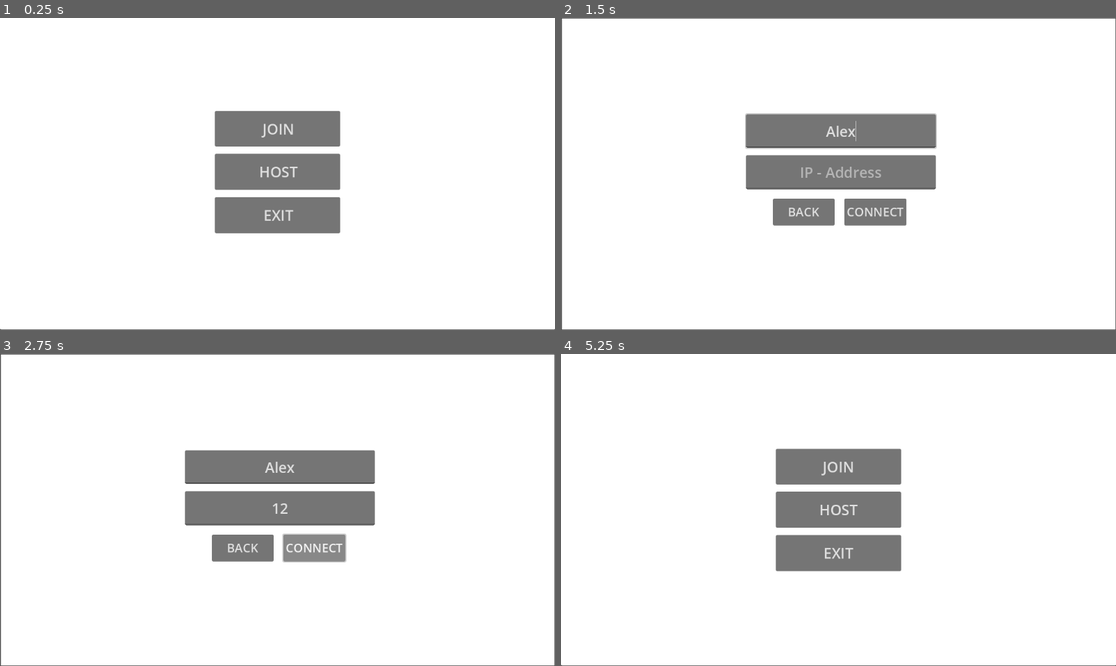
Above: before the commit, frames 1-4 (two rows, left to right).
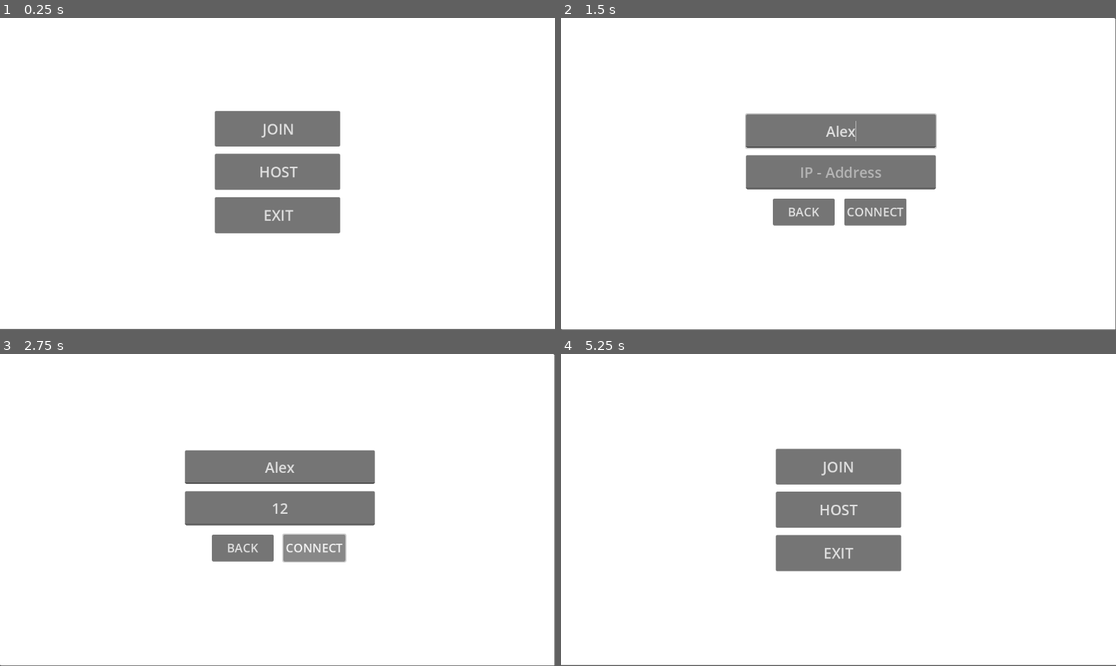
Above: after the commit, the same moments.

Repository: r3L4k5/Gymnasiearbete_X-pa-Y
Game: Godot game, scene res://Scenes/host_screen.tscn
The game is run twice, just before and just after one commit, with the same random seed, the same clock (stepped at 60 frames per second) and the same inputs. This scene is started directly instead of the project's main scene.
Inputs (mouse positions are in pixels of both pictures, inside the frame that each line leads up to):
- Up to frame 1 (0.25 s): no input
- Up to frame 2 (1.5 s): click "JOIN" at 0.5 s; click (838, 130) at 1.27 s; type "Alex" at 1.35 s
- Up to frame 3 (2.75 s): click (277, 506) at 1.5 s; type "12" at 1.58 s; click "CONNECT" at 2 s
- Up to frame 4 (5.25 s): click "CREATE" at 2.75 s; click "CREATE" at 3.5 s; click "CREATE" at 4.25 s; click "BACK" at 5 s

The runs differ from the first frame. In frame 1, 0.4% of the frame differs, in the area x 0-100%, y 99-100%; in frame 2, 0.5%, in the area x 0-100%, y 0-100%; in frame 3, 0.5%; in frame 4, 0.4%.
Error in both runs: Out of bounds get index '5' (on base: 'PackedStringArray') (res://Scripts/main.gd:11)

Commit message:
Created multiplayer connection

Diff:
--- a/Scenes/host_screen.tscn
+++ b/Scenes/host_screen.tscn
@@ -1,9 +1,13 @@
-[gd_scene load_steps=3 format=3 uid="uid://nbloh3v2ad7p"]
+[gd_scene load_steps=4 format=3 uid="uid://nbloh3v2ad7p"]
 
 [ext_resource type="Script" path="res://Scripts/host_screen.gd" id="1_sslsd"]
 
 [sub_resource type="StyleBoxFlat" id="StyleBoxFlat_jusg4"]
 bg_color = Color(1, 1, 1, 1)
+
+[sub_resource type="LabelSettings" id="LabelSettings_hecct"]
+font_size = 22
+font_color = Color(0.00184107, 0.00184107, 0.00184107, 1)
 
 [node name="HostScreen" type="Control"]
 layout_mode = 3
@@ -21,15 +25,17 @@
 anchor_top = 0.5
 anchor_right = 0.5
 anchor_bottom = 0.5
-offset_left = -574.5
-offset_top = -323.0
-offset_right = 574.5
-offset_bottom = 323.0
+offset_left = -576.0
+offset_top = -324.0
+offset_right = 573.0
+offset_bottom = 322.0
 grow_horizontal = 2
 grow_vertical = 2
 theme_override_styles/panel = SubResource("StyleBoxFlat_jusg4")
+metadata/_edit_lock_ = true
 
 [node name="ServerName" type="LineEdit" parent="."]
+visible = false
 layout_mode = 1
 anchors_preset = 8
 anchor_left = 0.5
@@ -55,10 +61,10 @@
 anchor_top = 0.5
 anchor_right = 0.5
 anchor_bottom = 0.5
-offset_left = -126.5
-offset_top = 15.5
-offset_right = 136.5
-offset_bottom = 75.5
+offset_left = -125.0
+offset_top = 188.0
+offset_right = 138.0
+offset_bottom = 248.0
 grow_horizontal = 2
 grow_vertical = 2
 theme_override_constants/separation = 20
@@ -75,5 +81,66 @@
 theme_override_font_sizes/font_size = 25
 text = "CREATE "
 
+[node name="Settings" type="GridContainer" parent="."]
+layout_mode = 0
+offset_left = 312.0
+offset_top = 160.0
+offset_right = 888.0
+offset_bottom = 480.0
+theme_override_constants/h_separation = 20
+theme_override_constants/v_separation = 30
+
+[node name="PlayerAmount" type="Control" parent="Settings"]
+layout_mode = 2
+
+[node name="PlayerAmountSlider" type="HSlider" parent="Settings/PlayerAmount"]
+layout_mode = 2
+offset_left = 184.0
+offset_top = 8.0
+offset_right = 311.0
+offset_bottom = 24.0
+size_flags_horizontal = 3
+size_flags_vertical = 3
+min_value = 3.0
+max_value = 10.0
+value = 3.0
+ticks_on_borders = true
+
+[node name="PlayerAmountLabel" type="Label" parent="Settings/PlayerAmount"]
+self_modulate = Color(0, 0, 0, 1)
+layout_mode = 2
+offset_left = 64.0
+offset_right = 176.0
+offset_bottom = 32.0
+text = "Players: 3"
+label_settings = SubResource("LabelSettings_hecct")
+
+[node name="PlayerAmount2" type="Control" parent="Settings"]
+layout_mode = 2
+
+[node name="PlayerAmountSlider" type="HSlider" parent="Settings/PlayerAmount2"]
+layout_mode = 2
+offset_left = 184.0
+offset_top = 8.0
+offset_right = 311.0
+offset_bottom = 24.0
+size_flags_horizontal = 3
+size_flags_vertical = 3
+min_value = 3.0
+max_value = 10.0
+value = 3.0
+ticks_on_borders = true
+
+[node name="PlayerAmountLabel" type="Label" parent="Settings/PlayerAmount2"]
+self_modulate = Color(0, 0, 0, 1)
+layout_mode = 2
+offset_left = 64.0
+offset_right = 176.0
+offset_bottom = 32.0
+text = "Players: 3"
+label_settings = SubResource("LabelSettings_hecct")
+
 [connection signal="pressed" from="Buttons/Back" to="." method="_on_back_pressed"]
 [connection signal="pressed" from="Buttons/Create" to="." method="_on_create_pressed"]
+[connection signal="value_changed" from="Settings/PlayerAmount/PlayerAmountSlider" to="." method="_on_player_amount_value_changed"]
+[connection signal="value_changed" from="Settings/PlayerAmount2/PlayerAmountSlider" to="." method="_on_player_amount_value_changed"]
--- a/Scripts/host_screen.gd
+++ b/Scripts/host_screen.gd
@@ -2,16 +2,17 @@
 
 @onready var server_name = $ServerName
 
+#Server creation
 func _ready():
 	multiplayer.peer_connected.connect(peer_connected)
 	multiplayer.peer_disconnected.connect(peer_disconnected)
 	multiplayer.connected_to_server.connect(connected_to_sever)
 	multiplayer.connection_failed.connect(connection_failed)
 
-func peer_connected():
+func peer_connected(id):
 	print("Connected")
 
-func peer_disconnected():
+func peer_disconnected(id):
 	print("Disconnected")
 
 func connected_to_sever():
@@ -25,8 +26,15 @@
 	peer.create_server(main.PORT)
 
 	multiplayer.multiplayer_peer = peer
-	multiplayer.set_multiplayer_peer(peer)
 
+#Settings
+func game_settings():
+	pass
+
+func _on_player_amount_value_changed(value):
+	$Settings/Sliders/PlayerAmount/PlayerAmountLabel.text = "Players: " + str(value)
+
+#Backbutton
 func _on_back_pressed():
 	var start_menu = load("res://Scenes/start_menu.tscn")
 	get_parent().switch_screens(self, start_menu.instantiate())
--- a/Scripts/join_screen.gd
+++ b/Scripts/join_screen.gd
@@ -7,9 +7,9 @@
 		main.username = $Inputs/Name.text
 
 	var peer: ENetMultiplayerPeer = ENetMultiplayerPeer.new()
-	peer.create_client("192.168.50.185", main.PORT)
+	peer.create_client($Inputs/IPAddress.text, main.PORT)
 
-	multiplayer.set_multiplayer_peer(peer)
+	multiplayer.multiplayer_peer = peer
 
 func _on_back_pressed():
 	var start_menu = load("res://Scenes/start_menu.tscn")
--- a/Scripts/main.gd
+++ b/Scripts/main.gd
@@ -1,6 +1,6 @@
 extends Node2D
 
-const PORT: int = 255255
+const PORT: int = 25255
 
 @export var score: int
 @export var username: String
